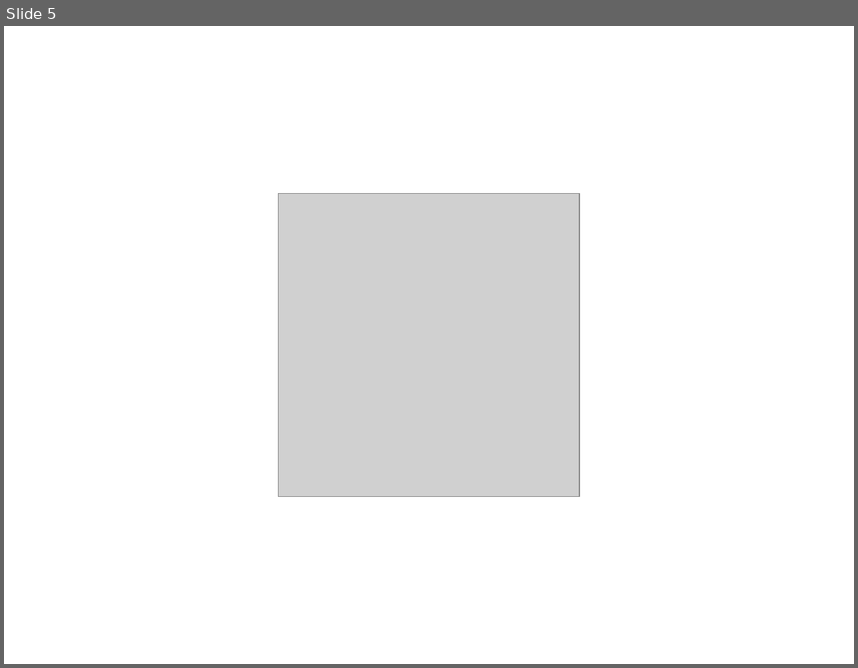
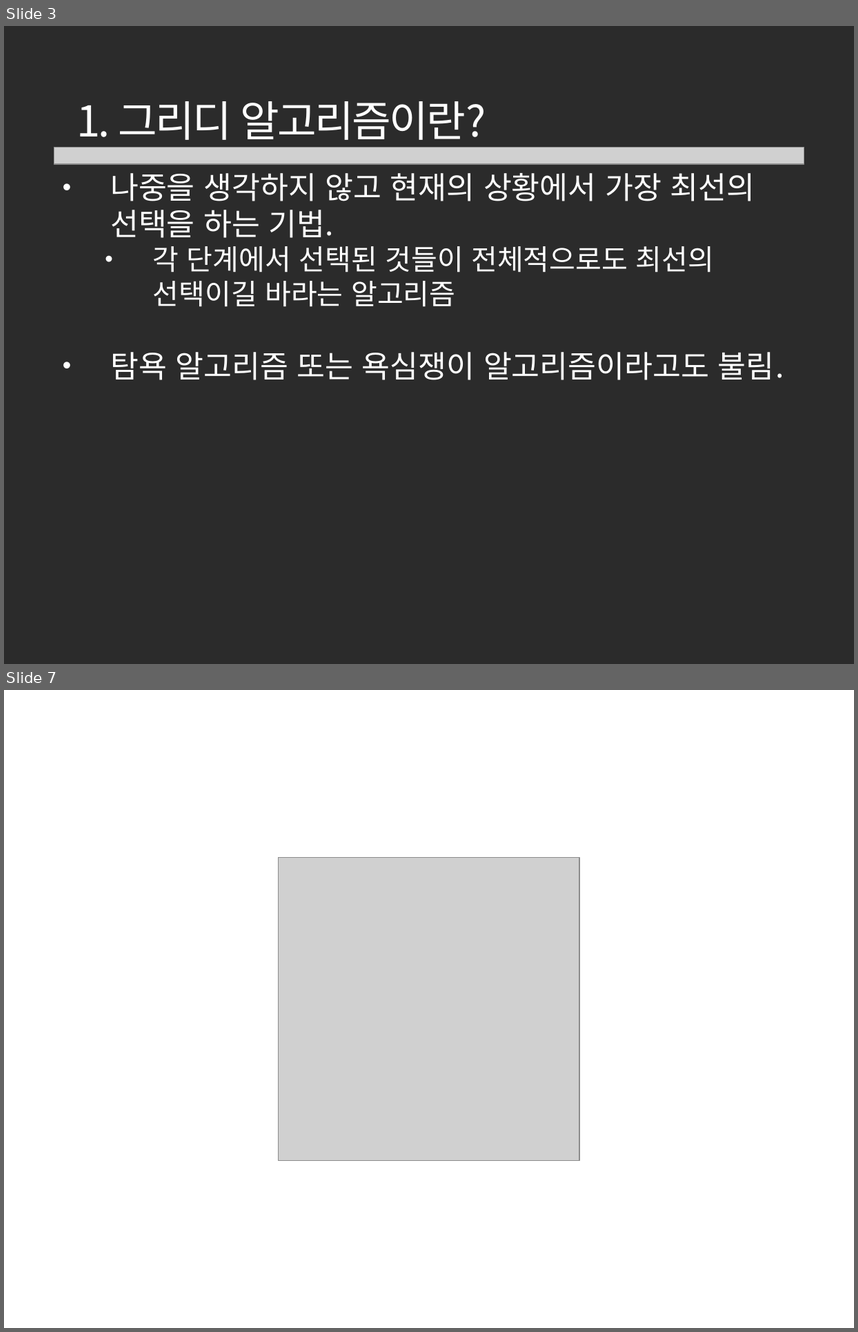
Before and after one commit to wonny-Jo/algorithm, a slide deck: 알고리즘 정리/그리디 알고리즘/그리디 알고리즘.pptx. Shown one above the other, each under a label of ours: slide 5 before the commit, slides 3 and 7 after it; the slides between them are not shown. The pictures are 858x668 and 858x1332 pixels, drawn with LibreOffice and Linux fonts; fonts in the diff are those of the drawing; grey boxes stand for pictures; background and template pictures are left out; a plain dark background stands for a picture behind light text. Boxes give left, top, right and bottom in pixels: in the first picture for what was removed or moved away, otherwise in the second. Text is boxed around its words. In the diff, an @@ line names an element or a change of style, - is before the commit and + after.

```diff
--- a/알고리즘 정리/그리디 알고리즘/그리디 알고리즘.pptx
+++ b/알고리즘 정리/그리디 알고리즘/그리디 알고리즘.pptx
@@ slide 3 added at (4, 26, 854, 664), background picture (left out) @@
@@ text added at (76, 101, 486, 148), 36 pt, text #FFFFFF @@
+1. 그리디 알고리즘이란?
@@ picture added at (54, 147, 804, 165) @@
@@ text added at (110, 173, 784, 380), 26 pt, text #FFFFFF @@
+• 나중을 생각하지 않고 현재의 상황에서 가장 최선의 선택을 하는 기법.
+  • 각 단계에서 선택된 것들이 전체적으로도 최선의 선택이길 바라는 알고리즘
+• 탐욕 알고리즘 또는 욕심쟁이 알고리즘이라고도 불림.
@@ what was slide 5 is now slide 7 @@
```
Also in this commit, not shown: 4 slides changed, 4 other slides added, 3 slides removed.
